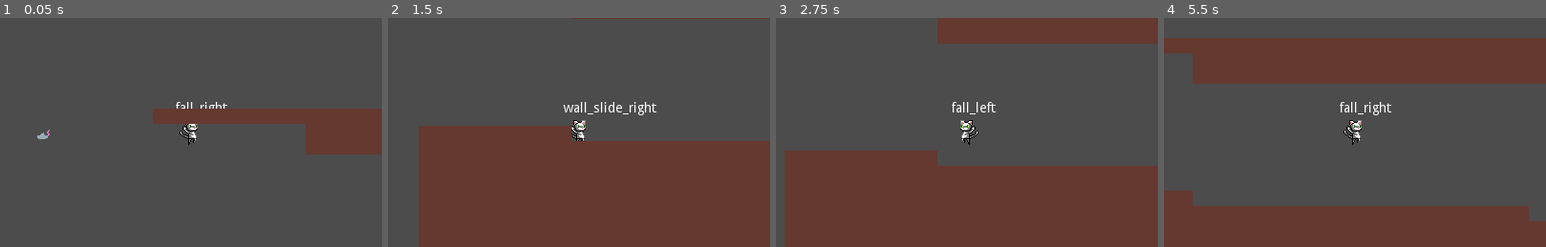
Above: before the commit, frames 1-4 (left to right).
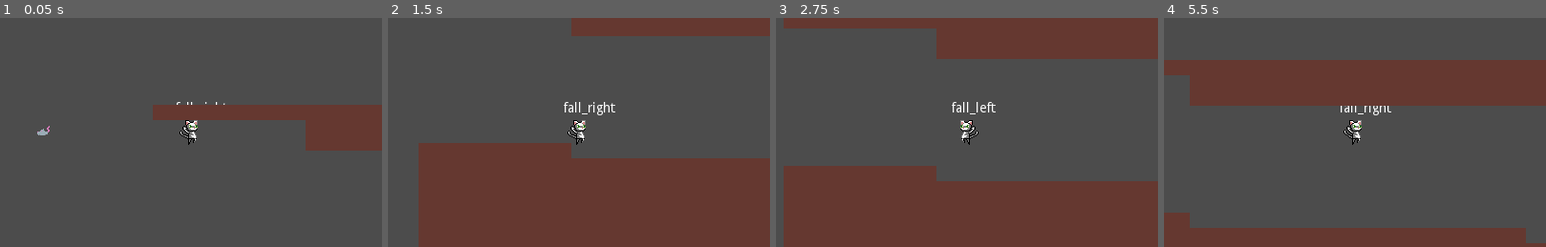
Above: after the commit, the same moments.

Repository: Bronsky91/Hatchling-Heroes
Game: Godot game, scene res://Scenes/Game.tscn
The game is run twice, just before and just after one commit, with the same random seed, the same clock (stepped at 60 frames per second) and the same inputs.
Inputs (mouse positions are in pixels of both pictures, inside the frame that each line leads up to):
- Up to frame 1 (0.05 s): no input
- Up to frame 2 (1.5 s): move the mouse to (663, 121) at 0.52 s; hold Up (jump) 0.53-1.28 s; hold Right (move_right) from 0.53 s (still down); move the mouse to (502, 143) at 1.27 s; click (502, 143) at 1.35 s
- Up to frame 3 (2.75 s): tap Up (jump) at 1.52, 1.55, 1.82 s; move the mouse to (1005, 82) at 2.02 s; release Right (move_right) at 2.03 s; hold Left (move_left) from 2.03 s (still down); hold Up (jump) from 2.03 s (still down)
- Up to frame 4 (5.5 s): move the mouse to (1335, 178) at 2.77 s; release Left (move_left) at 2.78 s; release Up (jump) at 2.78 s; hold Right (move_right) 2.78-4.28 s; click (1335, 178) at 2.85 s; tap Up (jump) at 3.02, 3.05, 3.32, 4.52, 4.55, 4.82 s; move the mouse to (1469, 166) at 3.52 s; hold Up (jump) 3.53-4.28 s; move the mouse to (1240, 98) at 4.27 s; hold Left (move_left) 4.28-5.03 s; click (1240, 98) at 4.35 s; move the mouse to (1374, 132) at 5.02 s; hold Right (move_right) from 5.03 s (still down); hold Up (jump) from 5.03 s (still down)

The runs differ from the first frame. In frame 1, 2.1% of the frame differs, in the area x 9-100%, y 37-60%; in frame 2, 11%; in frame 3, 12%; in frame 4, 29%, in the area x 0-100%, y 8-99%.

Commit message:
Fixed wall_slide_right and added collision back to the player

Diff:
--- a/Scenes/Player.tscn
+++ b/Scenes/Player.tscn
@@ -163,9 +163,84 @@
 "values": [ 19, 20, 21 ]
 }
 
-[sub_resource type="Animation" id=12]
+[sub_resource type="Animation" id=3]
 resource_name = "fly_left"
 tracks/0/type = "value"
+tracks/0/path = NodePath("Torso:frame")
+tracks/0/interp = 1
+tracks/0/loop_wrap = true
+tracks/0/imported = false
+tracks/0/enabled = true
+tracks/0/keys = {
+"times": PoolRealArray( 0 ),
+"transitions": PoolRealArray( 1 ),
+"update": 1,
+"values": [ 23 ]
+}
+tracks/1/type = "value"
+tracks/1/path = NodePath("Tail:frame")
+tracks/1/interp = 1
+tracks/1/loop_wrap = true
+tracks/1/imported = false
+tracks/1/enabled = true
+tracks/1/keys = {
+"times": PoolRealArray( 0 ),
+"transitions": PoolRealArray( 1 ),
+"update": 1,
+"values": [ 23 ]
+}
+tracks/2/type = "value"
+tracks/2/path = NodePath("Head:frame")
+tracks/2/interp = 1
+tracks/2/loop_wrap = true
+tracks/2/imported = false
+tracks/2/enabled = true
+tracks/2/keys = {
+"times": PoolRealArray( 0 ),
+"transitions": PoolRealArray( 1 ),
+"update": 1,
+"values": [ 23 ]
+}
+tracks/3/type = "value"
+tracks/3/path = NodePath("Legs:frame")
+tracks/3/interp = 1
+tracks/3/loop_wrap = true
+tracks/3/imported = false
+tracks/3/enabled = true
+tracks/3/keys = {
+"times": PoolRealArray( 0 ),
+"transitions": PoolRealArray( 1 ),
+"update": 1,
+"values": [ 23 ]
+}
+tracks/4/type = "value"
+tracks/4/path = NodePath("Arms:frame")
+tracks/4/interp = 1
+tracks/4/loop_wrap = true
+tracks/4/imported = false
+tracks/4/enabled = true
+tracks/4/keys = {
+"times": PoolRealArray( 0 ),
+"transitions": PoolRealArray( 1 ),
+"update": 1,
+"values": [ 23 ]
+}
+tracks/5/type = "value"
+tracks/5/path = NodePath("Back:frame")
+tracks/5/interp = 1
+tracks/5/loop_wrap = true
+tracks/5/imported = false
+tracks/5/enabled = true
+tracks/5/keys = {
+"times": PoolRealArray( 0 ),
+"transitions": PoolRealArray( 1 ),
+"update": 1,
+"values": [ 23 ]
+}
+
+[sub_resource type="Animation" id=4]
+resource_name = "fly_right"
+tracks/0/type = "value"
 tracks/0/path = NodePath("Sprite:frame")
 tracks/0/interp = 1
 tracks/0/loop_wrap = true
@@ -175,26 +250,10 @@
 "times": PoolRealArray( 0 ),
 "transitions": PoolRealArray( 1 ),
 "update": 1,
-"values": [ 5 ]
-}
-
-[sub_resource type="Animation" id=13]
-resource_name = "fly_right"
-tracks/0/type = "value"
-tracks/0/path = NodePath("Sprite:frame")
-tracks/0/interp = 1
-tracks/0/loop_wrap = true
-tracks/0/imported = false
-tracks/0/enabled = true
-tracks/0/keys = {
-"times": PoolRealArray( 0 ),
-"transitions": PoolRealArray( 1 ),
-"update": 1,
 "values": [ 11 ]
 }
 
-[sub_resource type="Animation" id=3]
-resource_name = "idle_left"
+[sub_resource type="Animation" id=5]
 length = 0.5
 loop = true
 tracks/0/type = "value"
@@ -346,8 +405,7 @@
 "values": [ 1 ]
 }
 
-[sub_resource type="Animation" id=5]
-resource_name = "jump_left"
+[sub_resource type="Animation" id=7]
 length = 0.1
 tracks/0/type = "value"
 tracks/0/path = NodePath("Torso:frame")
@@ -496,8 +554,7 @@
 "values": [ 18 ]
 }
 
-[sub_resource type="Animation" id=7]
-resource_name = "run_left"
+[sub_resource type="Animation" id=9]
 length = 0.6
 loop = true
 tracks/0/type = "value"
@@ -725,83 +782,9 @@
 "values": [ 22 ]
 }
 
-[sub_resource type="Animation" id=12]
-length = 0.1
-tracks/0/type = "value"
-tracks/0/path = NodePath("Torso:frame")
-tracks/0/interp = 1
-tracks/0/loop_wrap = true
-tracks/0/imported = false
-tracks/0/enabled = true
-tracks/0/keys = {
-"times": PoolRealArray( 0 ),
-"transitions": PoolRealArray( 1 ),
-"update": 1,
-"values": [ 23 ]
-}
-tracks/1/type = "value"
-tracks/1/path = NodePath("Tail:frame")
-tracks/1/interp = 1
-tracks/1/loop_wrap = true
-tracks/1/imported = false
-tracks/1/enabled = true
-tracks/1/keys = {
-"times": PoolRealArray( 0 ),
-"transitions": PoolRealArray( 1 ),
-"update": 1,
-"values": [ 23 ]
-}
-tracks/2/type = "value"
-tracks/2/path = NodePath("Head:frame")
-tracks/2/interp = 1
-tracks/2/loop_wrap = true
-tracks/2/imported = false
-tracks/2/enabled = true
-tracks/2/keys = {
-"times": PoolRealArray( 0 ),
-"transitions": PoolRealArray( 1 ),
-"update": 1,
-"values": [ 23 ]
-}
-tracks/3/type = "value"
-tracks/3/path = NodePath("Legs:frame")
-tracks/3/interp = 1
-tracks/3/loop_wrap = true
-tracks/3/imported = false
-tracks/3/enabled = true
-tracks/3/keys = {
-"times": PoolRealArray( 0 ),
-"transitions": PoolRealArray( 1 ),
-"update": 1,
-"values": [ 23 ]
-}
-tracks/4/type = "value"
-tracks/4/path = NodePath("Arms:frame")
-tracks/4/interp = 1
-tracks/4/loop_wrap = true
-tracks/4/imported = false
-tracks/4/enabled = true
-tracks/4/keys = {
-"times": PoolRealArray( 0 ),
-"transitions": PoolRealArray( 1 ),
-"update": 1,
-"values": [ 23 ]
-}
-tracks/5/type = "value"
-tracks/5/path = NodePath("Back:frame")
-tracks/5/interp = 1
-tracks/5/loop_wrap = true
-tracks/5/imported = false
-tracks/5/enabled = true
-tracks/5/keys = {
-"times": PoolRealArray( 0 ),
-"transitions": PoolRealArray( 1 ),
-"update": 1,
-"values": [ 23 ]
-}
-
-[sub_resource type="RectangleShape2D" id=13]
-extents = Vector2( 6, 11 )
+[sub_resource type="CapsuleShape2D" id=12]
+radius = 8.34519
+height = 10.2228
 
 [node name="Player" type="KinematicBody2D"]
 collision_layer = 8
@@ -823,56 +806,54 @@
 texture = ExtResource( 3 )
 vframes = 4
 hframes = 7
-frame = 17
+frame = 23
 
 [node name="Tail" type="Sprite" parent="Body"]
 texture = ExtResource( 4 )
 vframes = 4
 hframes = 7
-frame = 17
+frame = 23
 
 [node name="Head" type="Sprite" parent="Body"]
 texture = ExtResource( 5 )
 vframes = 4
 hframes = 7
-frame = 17
+frame = 23
 
 [node name="Legs" type="Sprite" parent="Body"]
 texture = ExtResource( 6 )
 vframes = 4
 hframes = 7
-frame = 17
+frame = 23
 
 [node name="Arms" type="Sprite" parent="Body"]
 texture = ExtResource( 7 )
 vframes = 4
 hframes = 7
-frame = 17
+frame = 23
 
 [node name="Back" type="Sprite" parent="Body"]
 texture = ExtResource( 8 )
 vframes = 4
 hframes = 7
-frame = 17
+frame = 23
 
 [node name="AnimationPlayer" type="AnimationPlayer" parent="Body"]
 anims/fall_left = SubResource( 1 )
 anims/fall_right = SubResource( 2 )
-anims/fly_left = SubResource( 12 )
-anims/fly_right = SubResource( 13 )
-anims/idle_left = SubResource( 3 )
-anims/idle_right = SubResource( 4 )
-anims/jump_left = SubResource( 5 )
-anims/jump_right = SubResource( 6 )
-anims/run_left = SubResource( 7 )
-anims/run_right = SubResource( 8 )
-anims/wall_slide_left = SubResource( 14 )
-anims/wall_slide_right = SubResource( 12 )
+anims/fly_left = SubResource( 3 )
+anims/fly_right = SubResource( 4 )
+anims/idle_left = SubResource( 5 )
+anims/idle_right = SubResource( 6 )
+anims/jump_left = SubResource( 7 )
+anims/jump_right = SubResource( 8 )
+anims/run_left = SubResource( 9 )
+anims/run_right = SubResource( 10 )
+anims/wall_slide_left = SubResource( 11 )
+anims/wall_slide_right = SubResource( 3 )
 
 [node name="CollisionShape2D" type="CollisionShape2D" parent="."]
-visible = false
-position = Vector2( 1, 5 )
-shape = SubResource( 13 )
+shape = SubResource( 12 )
 
 [node name="StateLabel" type="Label" parent="."]
 margin_left = -16.0
Not shown: 5 places in Scenes/Player.tscn that only renumber resources
